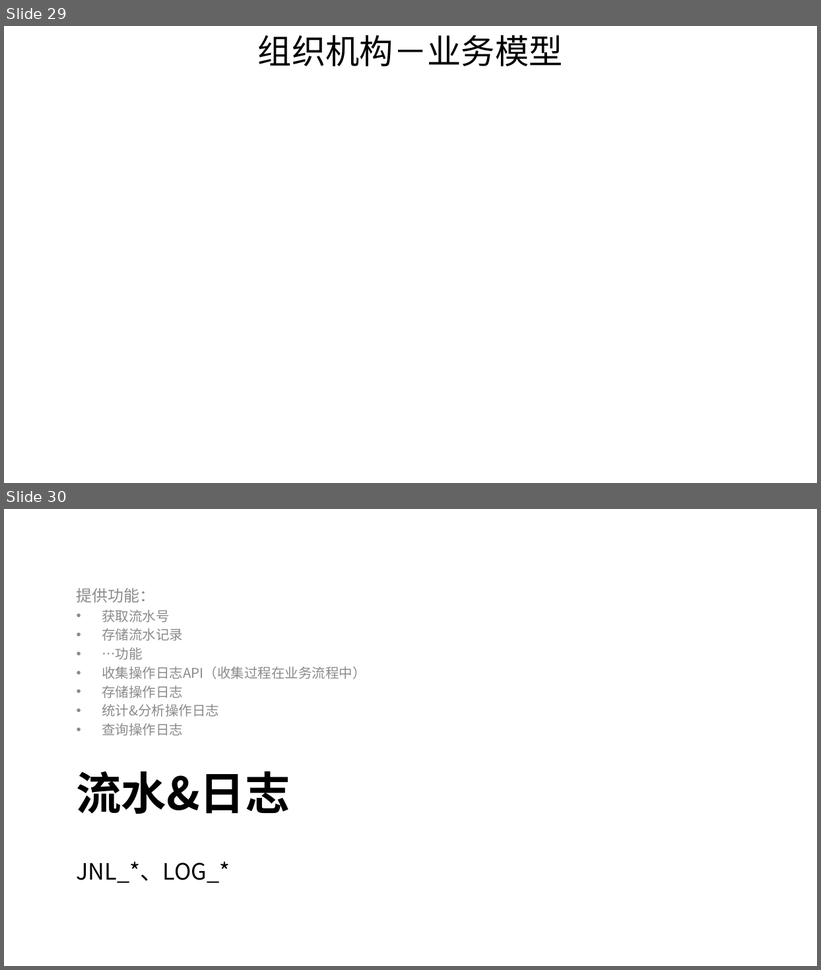
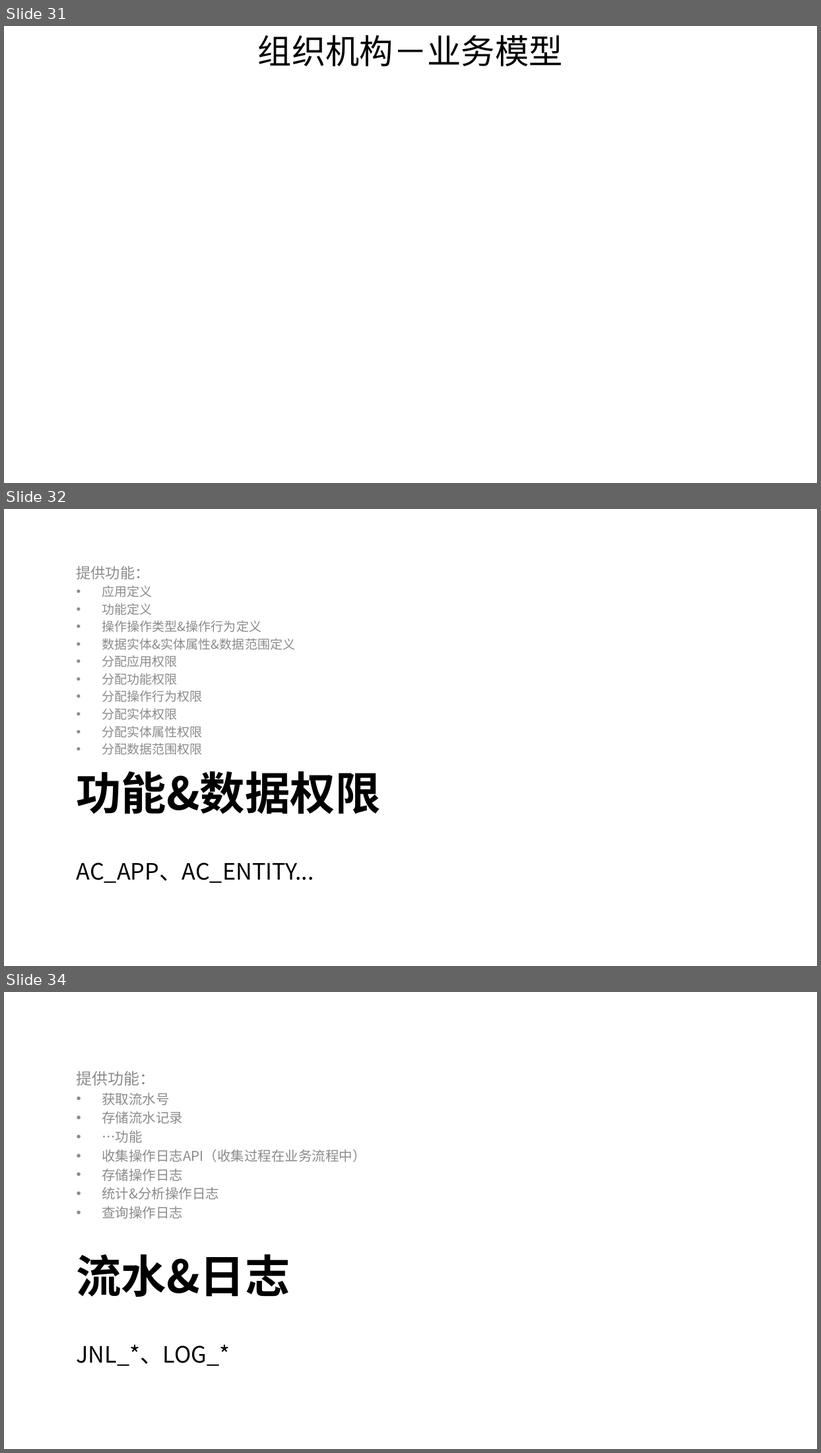
Before and after one commit to shiyunlai/tistools, a slide deck: readme/TIStools.pptx. Shown one above the other, each under a label of ours: slides 29 and 30 before the commit, slides 31, 32 and 34 after it; the slides between them are not shown. The pictures are 821x970 and 821x1453 pixels, drawn with LibreOffice and Linux fonts; fonts in the diff are those of the drawing. Boxes give left, top, right and bottom in pixels: in the first picture for what was removed or moved away, otherwise in the second. Text is boxed around its words. In the diff, an @@ line names an element or a change of style, - is before the commit and + after.

```diff
--- a/readme/TIStools.pptx
+++ b/readme/TIStools.pptx
@@ slide 32 added at [4,509,817,966], background #FFFFFF @@
@@ text added at [77,566,295,755], 11.1 pt, text #8C8C8C @@
+提供功能：
+• 应用定义
+• 功能定义
+• 操作操作类型&操作行为定义
+• 数据实体&实体属性&数据范围定义
+• 分配应用权限
+• 分配功能权限
+• 分配操作行为权限
+• 分配实体权限
+• 分配实体属性权限
+• 分配数据范围权限
@@ title added at [77,771,381,815], 40 pt, text #000000, bold @@
+功能&数据权限
@@ text added at [77,863,314,883], 20 pt, text #000000 @@
+AC_APP、AC_ENTITY...
@@ what was slide 29 is now slide 31 @@
@@ what was slide 30 is now slide 34 @@
```
Also in this commit, not shown: 3 slides changed, 6 other slides added, 1 other file.
